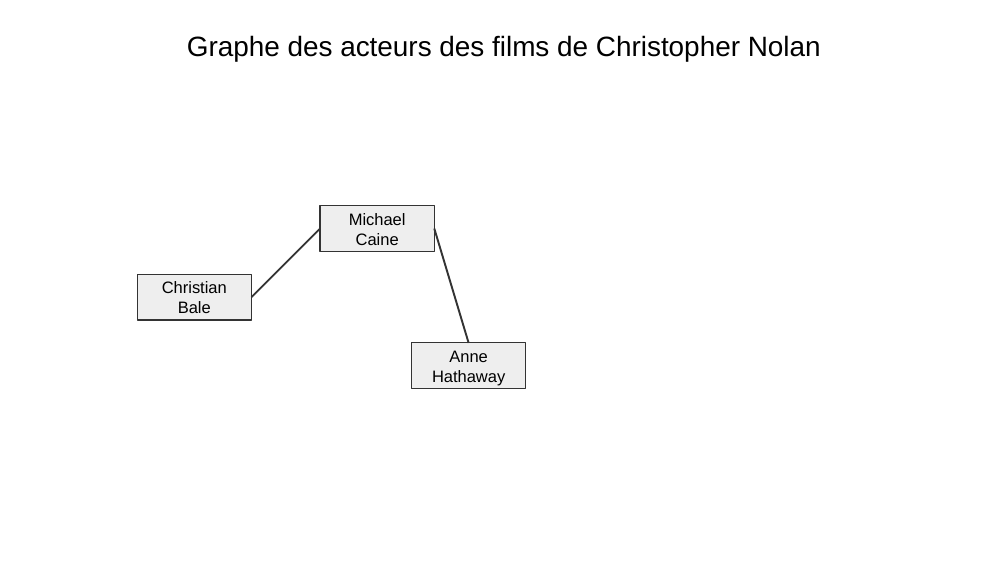
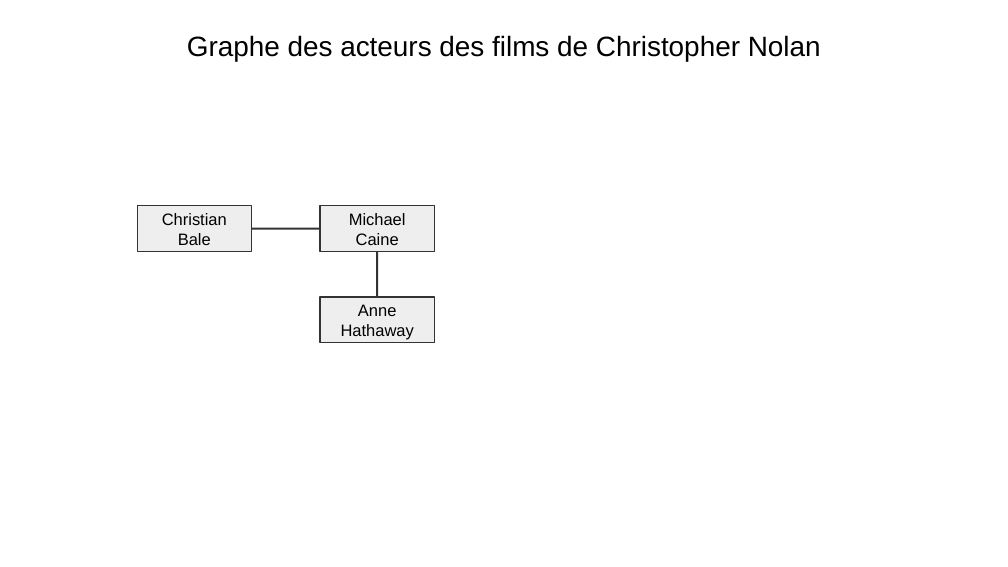
Before and after one commit to mulot-nsi/website-2023, a slide deck: slide 1 of src/docs/snt/03-reseaux-sociaux/assets/SNT03_graphe.odp. Drawn at 1008x567 pixels with LibreOffice and Linux fonts; fonts in the diff are those of the drawing. Boxes give left, top, right and bottom in pixels: in the first picture for what was removed or moved away, otherwise in the second. Text is boxed around its words. In the diff, an @@ line names an element or a change of style, - is before the commit and + after.

Commit message:
Corrige le TP sur les graphes

```diff
--- a/src/docs/snt/03-reseaux-sociaux/assets/SNT03_graphe.odp
+++ b/src/docs/snt/03-reseaux-sociaux/assets/SNT03_graphe.odp
@@ rectangle "Christian": place and size @@
-rectangle "Christian" at [137, 274, 252, 320]
+rectangle "Christian" at [137, 206, 252, 252]
@@ line moved from (252, 297) - (320, 229) to (252, 229) - (320, 229) @@
@@ line moved from (469, 343) - (434, 229) to (377, 297) - (378, 252) @@
@@ rectangle "Anne": place and size @@
-rectangle "Anne" at [412, 343, 526, 389]
+rectangle "Anne" at [320, 297, 434, 343]
```
Also in this commit, not shown: 2 other files.
